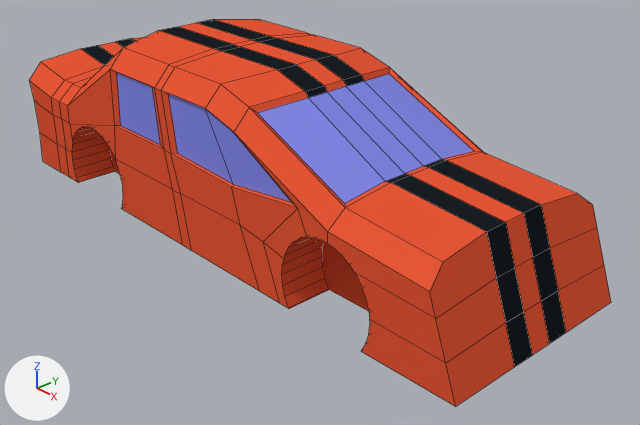
Two versions of the Blender file Assets/3D Models/Car1.blend, one commit apart.
Before and after are seen from a 50 mm lens placed at (12.45, -10.03, 6.77), pointed at (1.39, 0.19, -0.55). The axes (+X, +Y, +Z) are drawn at lower left. The lights are the same throughout. Mesh edges are drawn as thin lines.
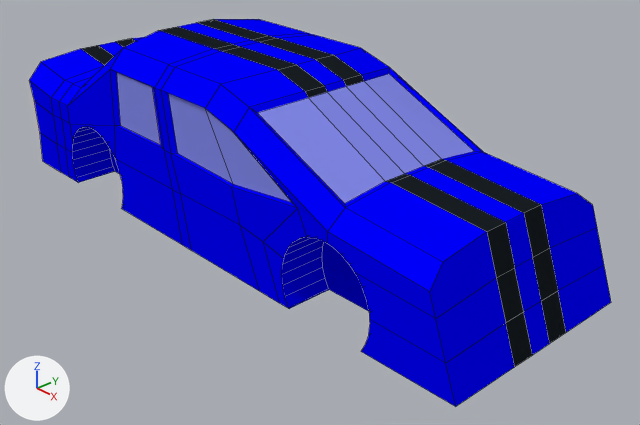
Boxes [x1, y1, x2, y2] around the edits, measured in the pictures (640 x 425 px):
'Cube', recoloured (red to blue): [29, 19, 611, 407] in both

Patch to the scene script:
```diff
--- a/Assets/3D Models/Car1.blend.py
+++ b/Assets/3D Models/Car1.blend.py
@@ mat_base @@
 mat_base = diffuse_material('Base')
-mat_base.base_color = (0.8, 0.0958, 0.0377)  # red #e75737
+mat_base.base_color = (0.0, 0.0, 1.0)  # blue #0000ff
```
